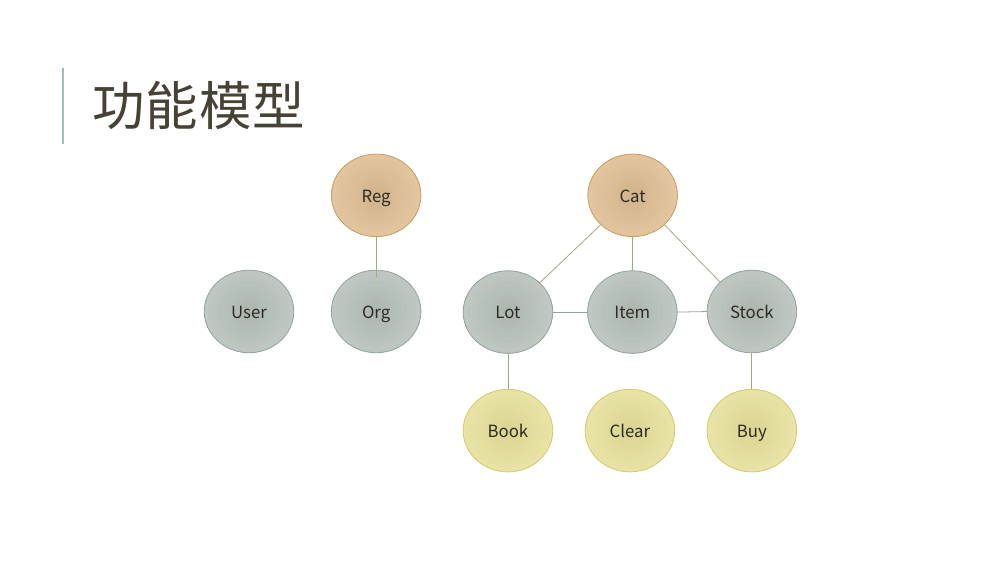
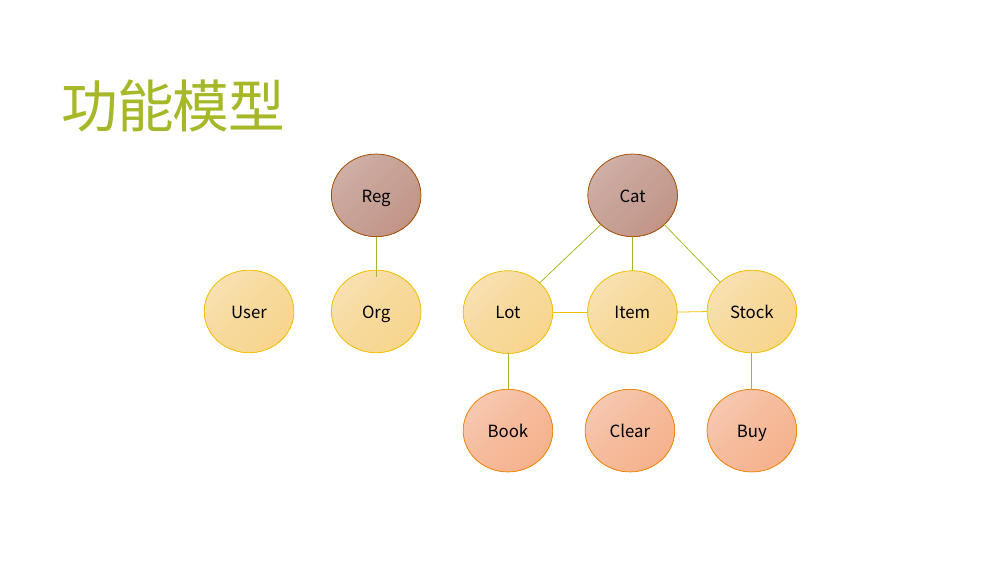
Before and after one commit to jzgi/chainsmart, a slide deck: slide 4 of Docs/品链供销平台.pptx. Drawn at 1008x567 pixels with LibreOffice and Linux fonts; fonts in the diff are those of the drawing. Boxes give left, top, right and bottom in pixels: in the first picture for what was removed or moved away, otherwise in the second. Text is boxed around its words. In the diff, an @@ line names an element or a change of style, - is before the commit and + after.

```diff
--- a/Docs/品链供销平台.pptx
+++ b/Docs/品链供销平台.pptx
@@ title "功能模型": place and size @@
-title "功能模型" at bbox=[92, 81, 305, 129]
+title "功能模型" at bbox=[62, 79, 285, 132]
@@ title "功能模型" at bbox=[62, 79, 285, 132]: size 50 to 54 pt, text colour #474233 to #A6B727, letter spacing 1 to -1.2 pt; line spacing 0.8 to 0.85 @@
@@ line removed from (63, 144) to (63, 68) @@
@@ ellipse "Reg" at bbox=[331, 154, 421, 237]: text colour #2E2B21 to #000000; fill gradient #D3B48C to #EACCA9 to gradient #D3B6AE to #C7A196 to #C19182; outline #C89F5D 0.75 pt to #A65001 0.75 pt @@
@@ ellipse "Cat" at bbox=[588, 154, 678, 237]: text colour #2E2B21 to #000000; fill gradient #D3B48C to #EACCA9 to gradient #D3B6AE to #C7A196 to #C19182; outline #C89F5D 0.75 pt to #A65001 0.75 pt @@
@@ line (377, 237) - (377, 277): stroke #A9A57C 0.75 pt to #A6B727 0.75 pt @@
@@ line (601, 225) - (540, 283): stroke #A9A57C 0.75 pt to #A6B727 0.75 pt @@
@@ line (632, 271) - (633, 237): stroke #A9A57C 0.75 pt to #A6B727 0.75 pt @@
@@ line (665, 225) - (721, 282): stroke #A9A57C 0.75 pt to #A6B727 0.75 pt @@
@@ text colour #2E2B21 to #000000; fill gradient #ADB7B3 to #C6CFCB to gradient #F9E4BC to #F7DA9D to #F8D588; outline #95A39D 0.75 pt to #F2C100 0.75 pt in 5 elements at bbox=[588, 271, 678, 353], bbox=[464, 271, 554, 353], bbox=[707, 270, 797, 352], bbox=[331, 270, 421, 352], bbox=[204, 270, 294, 352] @@
@@ line (553, 312) - (588, 312): stroke #95A39D 0.75 pt to #F2C100 0.75 pt @@
@@ line (678, 312) - (707, 312): stroke #95A39D 0.75 pt to #F2C100 0.75 pt @@
@@ line (508, 389) - (508, 353): stroke #A9A57C 0.75 pt to #A6B727 0.75 pt @@
@@ line (752, 353) - (752, 389): stroke #A9A57C 0.75 pt to #A6B727 0.75 pt @@
@@ text colour #2E2B21 to #000000; fill gradient #DBD594 to #F0EAAD to gradient #F8CFBB to #F5BB9D to #F6AF87; outline #D2CB6C 0.75 pt to #EF8606 0.75 pt in 3 elements at bbox=[464, 389, 554, 472], bbox=[707, 389, 797, 472], bbox=[585, 389, 675, 472] @@
```
Also in this commit, not shown: 31 other slides changed, 4 slides added, 17 other files.
